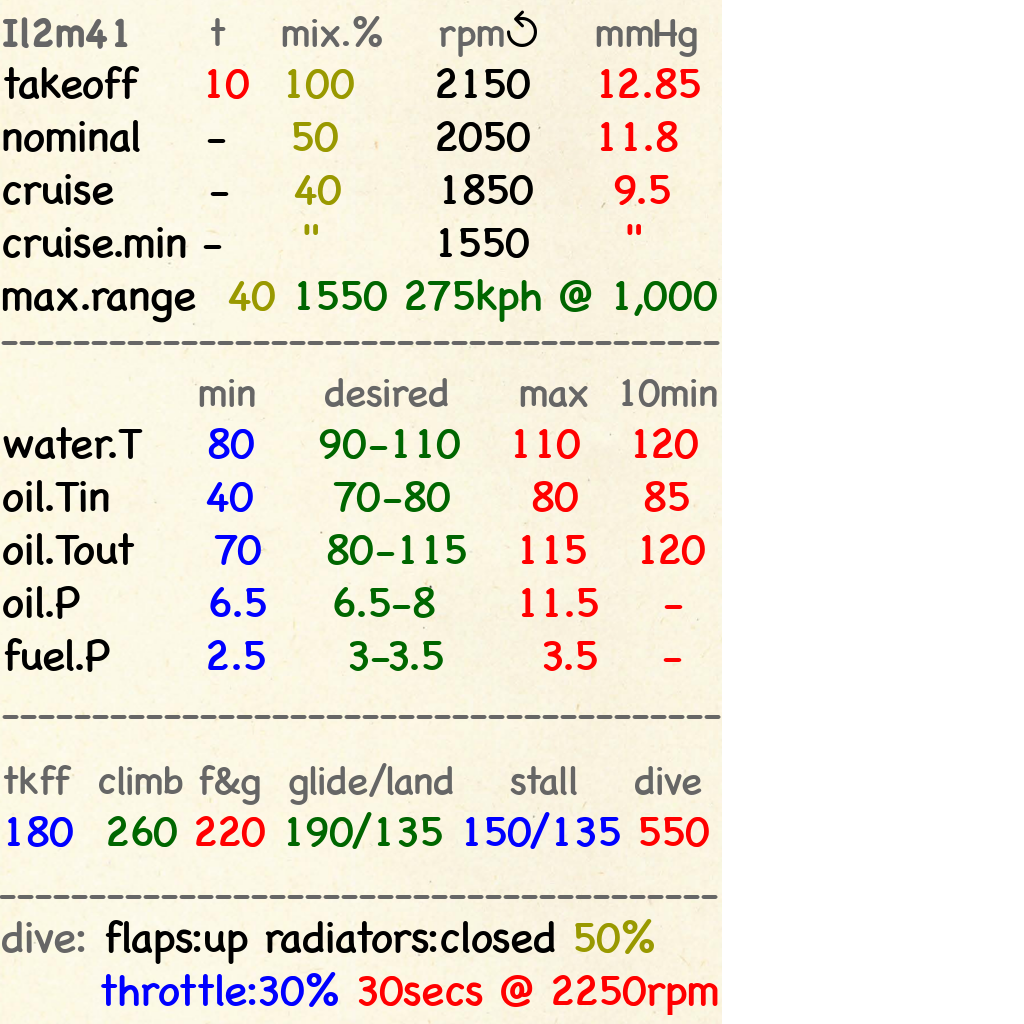
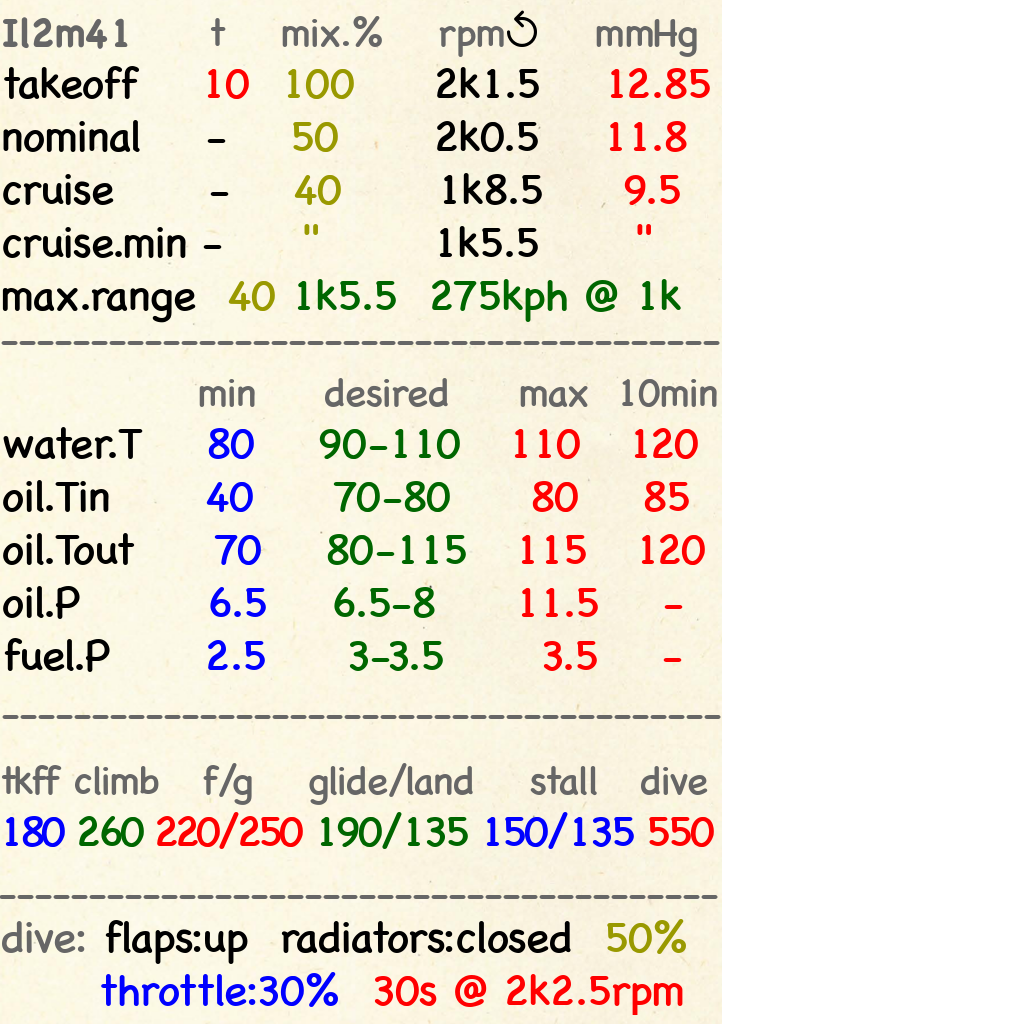
Two versions of the same layered image (1024x1024). Layer-by-layer changes:
painted on "Il2m41 t mix.% rpm↺ ..." over [left=317, top=67, right=717, bottom=322]
renamed "tkff climb f&g glide/land ..." to "tkff climb f/g glide/...", painted on it over [left=1, top=763, right=714, bottom=849]
renamed "dive: flaps:up radiators:close..." to "dive: flaps:up radiators:clos...", painted on it over [left=265, top=919, right=718, bottom=1015]
